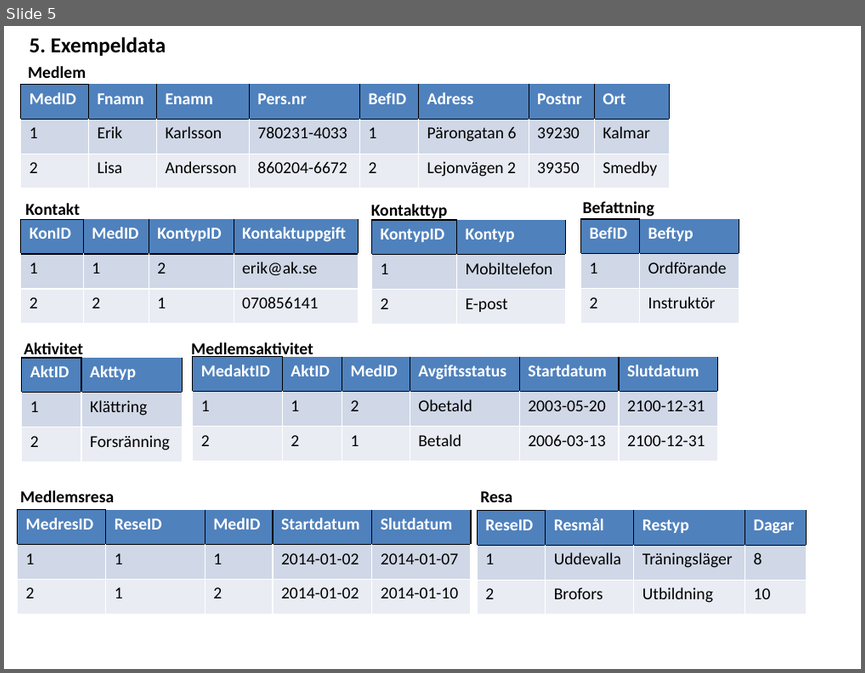
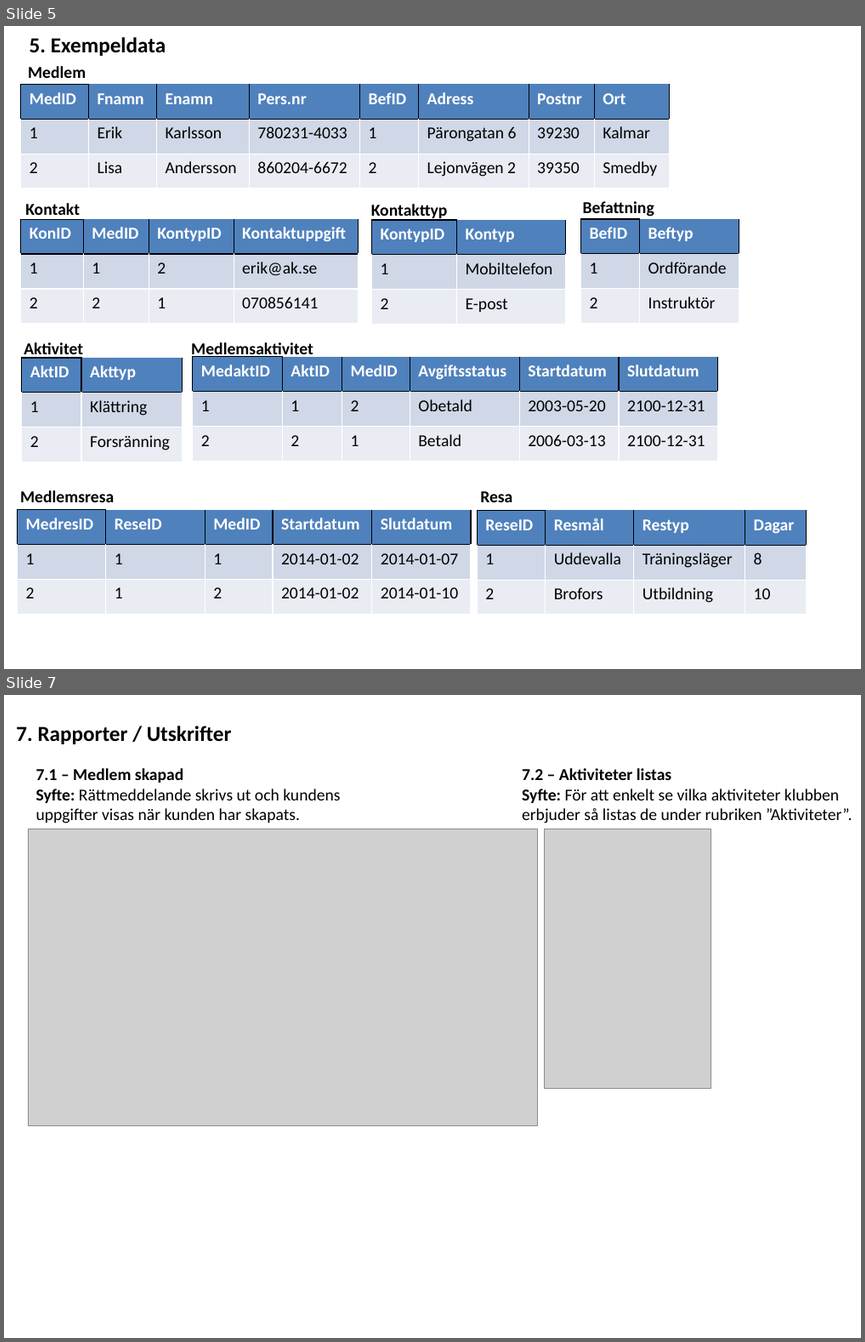
Before and after one commit to ed222an/Databasteknik, a slide deck: Projekt/AKS Slutlig.pptx. Shown one above the other, each under a label of ours: slide 5 before the commit, slides 5 and 7 after it; the slides between them are not shown. The pictures are 865x673 and 865x1342 pixels, drawn with LibreOffice and Linux fonts; fonts in the diff are those of the drawing; grey boxes stand for pictures. Boxes give left, top, right and bottom in pixels: in the first picture for what was removed or moved away, otherwise in the second. Text is boxed around its words. In the diff, an @@ line names an element or a change of style, - is before the commit and + after.

```diff
--- a/Projekt/AKS Slutlig.pptx
+++ b/Projekt/AKS Slutlig.pptx
@@ slide 7 added at box(4, 695, 861, 1338), background #FFFFFF @@
@@ text added at box(16, 726, 232, 744), 18 pt, text #000000, bold @@
+7. Rapporter / Utskrifter
@@ text added at box(36, 768, 340, 823), 14 pt, text #000000 @@
+7.1 – Medlem skapad
+Syfte: Rättmeddelande skrivs ut och kundens uppgifter visas när kunden har skapats.
@@ text added at box(522, 768, 851, 823), 14 pt, text #000000 @@
+7.2 – Aktiviteter listas
+Syfte: För att enkelt se vilka aktiviteter klubben erbjuder så listas de under rubriken ”Aktiviteter”.
@@ picture added at box(28, 829, 538, 1126) @@
@@ picture added at box(544, 828, 711, 1088) @@
```
Also in this commit, not shown: 2 slides changed, 8 other slides added, 2 other files.
